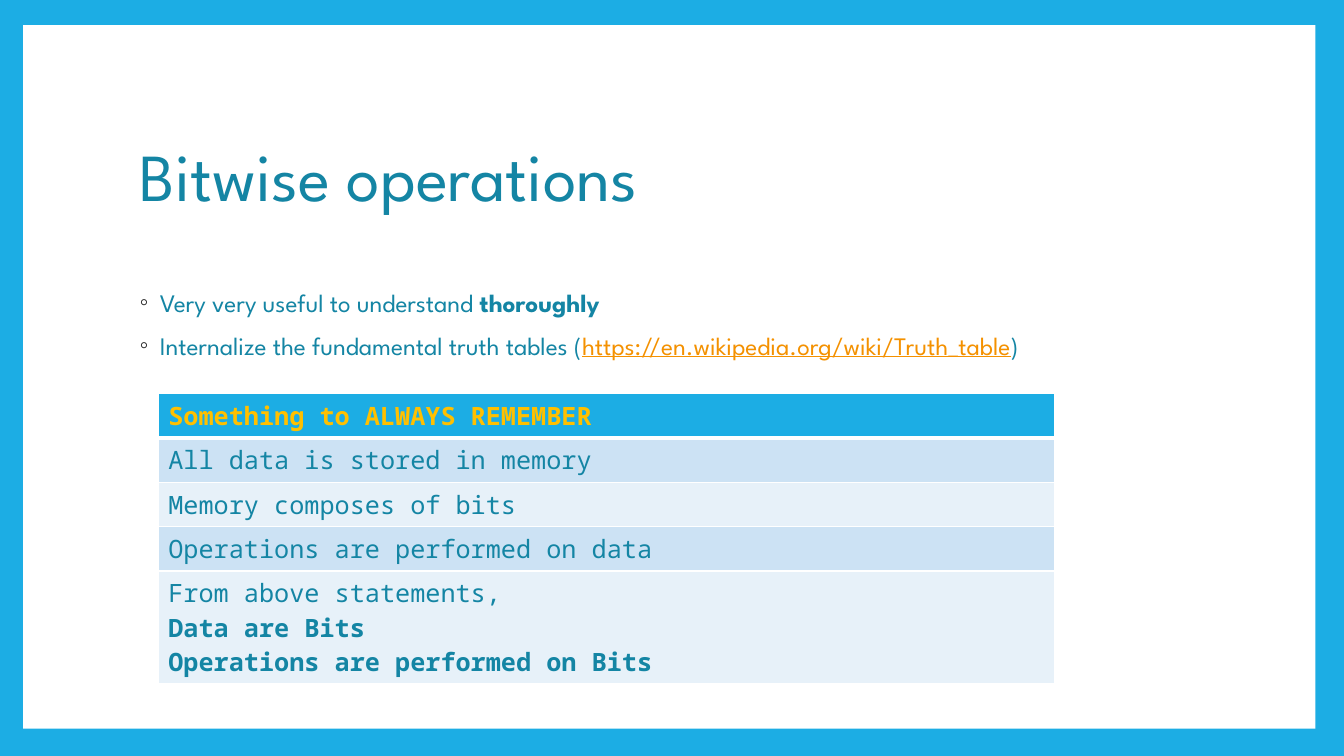
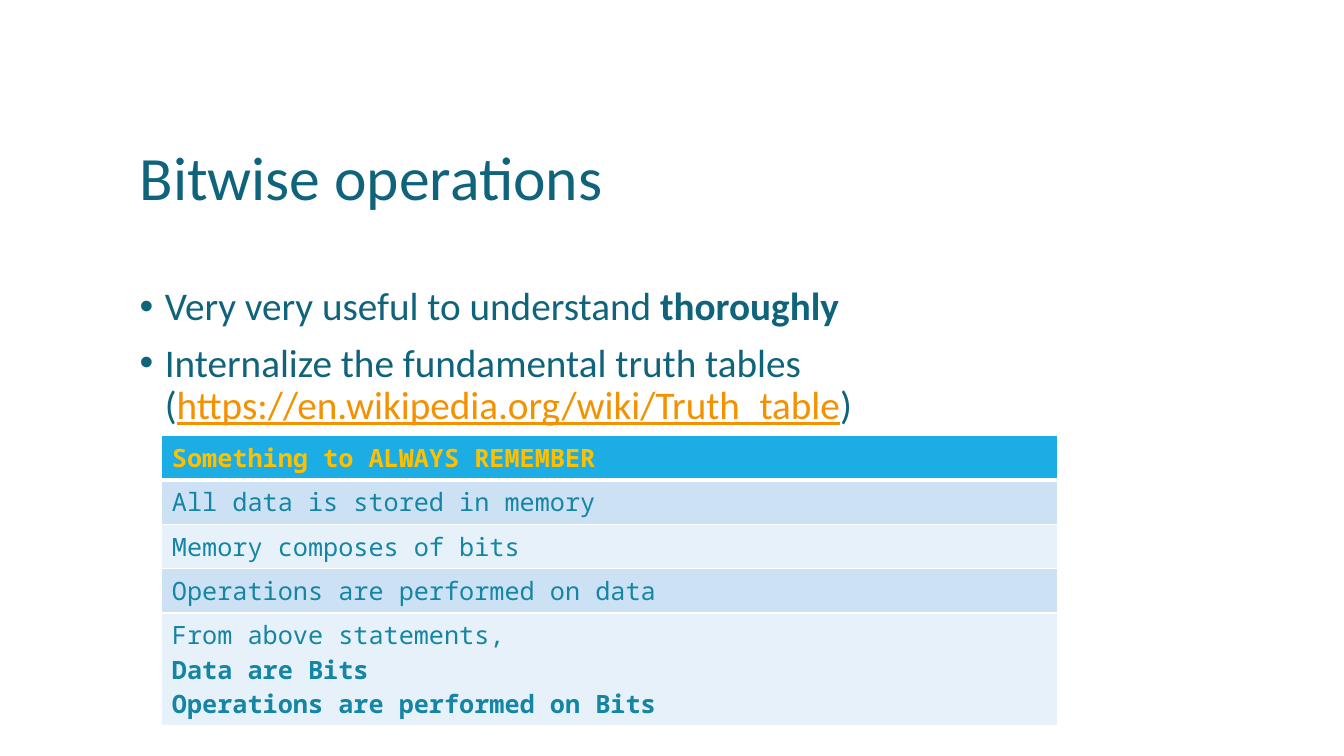
Before and after one commit to uday87j/teach_python, a slide deck: slide 6 of fundamentals/3-Binary Numbers, Opertions.pptx (slide 7 before the commit). Drawn at 1344x756 pixels with LibreOffice and Linux fonts; fonts in the diff are those of the drawing. Boxes give left, top, right and bottom in pixels: in the first picture for what was removed or moved away, otherwise in the second. Text is boxed around its words. In the diff, an @@ line names an element or a change of style, - is before the commit and + after.

```diff
--- a/fundamentals/3-Binary Numbers, Opertions.pptx
+++ b/fundamentals/3-Binary Numbers, Opertions.pptx
@@ rectangle removed at (0, 0, 1344, 756) @@
@@ rectangle removed at (23, 25, 1316, 729) @@
@@ title "Bitwise operations" at (140, 157, 603, 210): size 48 to 44 pt, font League Spartan to Calibri, text colour #1485A4 to #0F647B @@
@@ text "Very very useful to understand ..." at (165, 292, 852, 426): size 18 to 28 pt, font League Spartan to Calibri; text colour #1485A4 to #0F647B in "Very very useful to understand thoroughly", "Internalize the fundamental truth tables (https://en.wikiped ..."; bullet ◦ to •; line spacing 1 to 0.9; more space between paragraphs @@
@@ table: place and size @@
-table at (158, 393, 1055, 681)
+table at (162, 436, 1059, 723)
```
Also in this commit, not shown: 8 other slides changed, 3 slides added, 2 other files.
